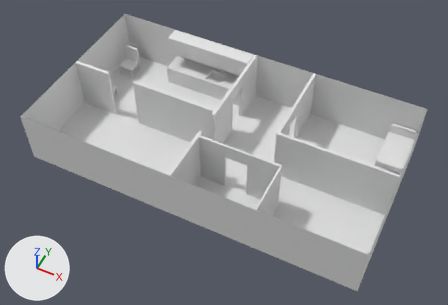
An edit to the Blender file Assets/Models/Buildings/appartment2.blend, drawn before and after from the same camera.
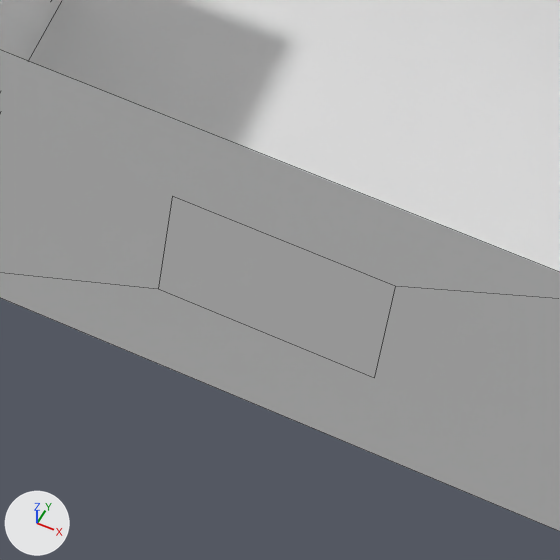
The first picture shows the older version from a camera (50 mm lens) standing at (16.5, -33.2, 39.0) and looking at (0.5, -1.2, -1.0). The close-ups show both versions on the part from 60% to 79% of the width and 68% to 97% of the height of that picture; other places that the commit changed are outside them. Lighting does not change. The marker at lower left points along +X, +Y and +Z. The close-ups show mesh edges as thin lines.

In view in the first close-up: 'Appartment'.
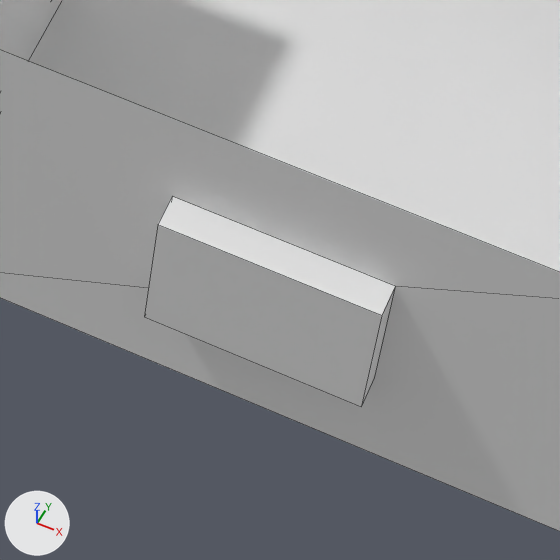
Location of each change, (x1, y1, x2, y2) in pixels of the close-ups (560 x 560 px):
part 1 of me_cube, built on
    before: (158, 196, 395, 377)
    after: (144, 196, 395, 406)

The change, as a diff of the scene's bpy script:
```diff
--- a/Assets/Models/Buildings/appartment2.blend.py
+++ b/Assets/Models/Buildings/appartment2.blend.py
@@ me_cube @@
 me_cube.from_pydata(...)  # 113 vertices, 87 faces; spans x -1.0..1.0, y -1.0..1.0, z -1.0..1.0
 # used by ob_appartment; location = (0.0, 0.0, 0.0); scale = (15.0, 8.0, 2.5)
 # verts and faces of me_cube; kept vertices keep their numbers, new ones are numbered from 113
 # before: 97 (0.82, -1.0, 0.41) at pixel (395, 286), 98 (0.64, -1.0, 0.41) at pixel (172, 196), 109 (0.64, -1.0, -0.37) at pixel (158, 288), 110 (0.82, -1.0, -0.37) at pixel (374, 377)
+# me_cube part 1
+delete_faces([(97, 110, 109, 98)])
+for new, old in zip([*range(125, 129)], [97, 98, 109, 110]): verts[new] = verts[old] + (0.0, -0.05, 0.0)
+faces += [(97, 125, 126, 98), (125, 128, 127, 126), (109, 127, 128, 110), (98, 126, 127, 109), (97, 110, 128, 125)]
 me_cube.materials.append(mat_material)
```
